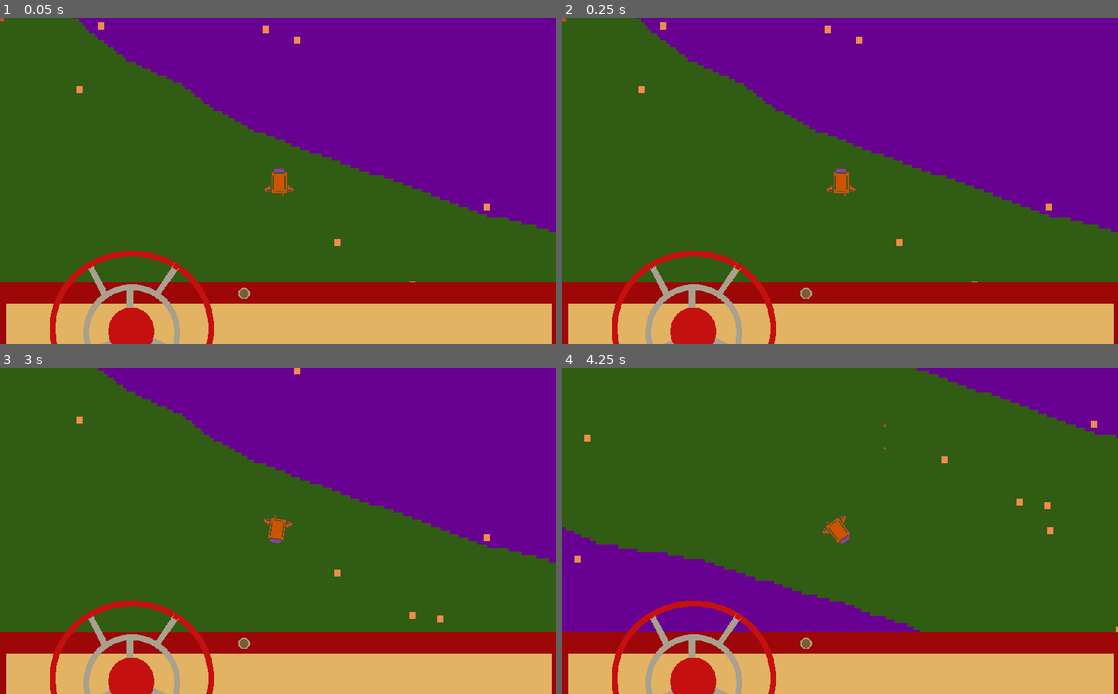
Above: before the commit, frames 1-4 (two rows, left to right).
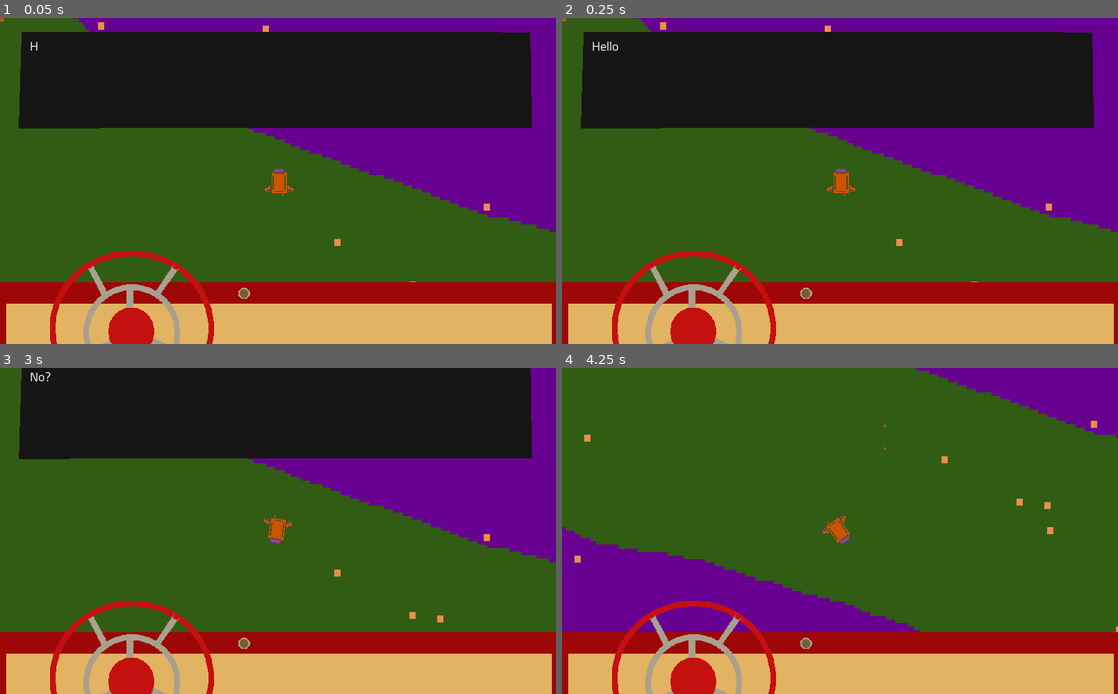
Above: after the commit, the same moments.

Repository: hadbabits/SpaceIllyFunk
Game: Godot game, scene res://Scenes/MainSpace.tscn
Two runs of this game, one before a commit and one after it. Both use one fixed random seed, a clock stepped at 60 frames per second and the inputs below.
Inputs (mouse positions are in pixels of both pictures, inside the frame that each line leads up to):
- Up to frame 1 (0.05 s): no input
- Up to frame 2 (0.25 s): no input
- Up to frame 3 (3 s): tap Enter (ui_accept) at 0.5, 0.77, 1.52 s; move the mouse to (400, 514) at 0.52 s; hold Right (ui_right) 0.53-1.28 s; click (400, 514) at 0.6 s; move the mouse to (166, 547) at 1.27 s; hold Down (ui_down) 1.28-2.03 s; click (166, 547) at 1.35 s; move the mouse to (333, 459) at 2.02 s; hold Right (ui_right) 2.03-2.78 s; click (333, 459) at 2.1 s; move the mouse to (250, 596) at 2.77 s; hold Up (ui_up) from 2.78 s (still down); click (250, 596) at 2.85 s
- Up to frame 4 (4.25 s): tap Enter (ui_accept) at 3.02, 3.77 s; move the mouse to (1006, 579) at 3.52 s; release Up (ui_up) at 3.53 s; hold Left (ui_left) from 3.53 s (still down); click (1006, 579) at 3.6 s

The runs differ from the first frame. In frame 1, 27% of the frame differs, in the area x 3-96%, y 4-34%; in frame 2, 27%; in frame 3, 25%; in frame 4, nothing differs.

Commit message:
Popped in my dialogue system from other Project
Also updated godot

Diff:
--- a/Space Illy Funk/Scenes/MainSpace.tscn
+++ b/Space Illy Funk/Scenes/MainSpace.tscn
@@ -1,80 +1,67 @@
-[gd_scene load_steps=6 format=2]
+[gd_scene load_steps=7 format=2]
 
 [ext_resource path="res://Sprites/space.png" type="Texture" id=1]
 [ext_resource path="res://Scenes/spaceCan.tscn" type="PackedScene" id=2]
 [ext_resource path="res://Scenes/playerShip.tscn" type="PackedScene" id=3]
 [ext_resource path="res://Scenes/spaceTree.tscn" type="PackedScene" id=4]
 [ext_resource path="res://Scenes/radioSignal.tscn" type="PackedScene" id=5]
+[ext_resource path="res://Scenes/dialog.tscn" type="PackedScene" id=6]
 
-[node name="MainSpace" type="Node" index="0"]
+[node name="MainSpace" type="Node"]
 
-[node name="space" type="Sprite" parent="." index="0"]
-
+[node name="space" type="Sprite" parent="."]
 position = Vector2( 104.367, -284.91 )
 scale = Vector2( 5.72823, 6.53236 )
 texture = ExtResource( 1 )
-_sections_unfolded = [ "Transform" ]
 
-[node name="spaceCan" parent="." index="1" instance=ExtResource( 2 )]
+[node name="spaceCan" parent="." instance=ExtResource( 2 )]
 
-[node name="playerShip" parent="." index="2" instance=ExtResource( 3 )]
+[node name="playerShip" parent="." instance=ExtResource( 3 )]
 
-[node name="spaceTree" parent="." index="3" instance=ExtResource( 4 )]
-
+[node name="spaceTree" parent="." instance=ExtResource( 4 )]
 position = Vector2( 57.839, -1306.4 )
 
-[node name="spaceTree2" parent="." index="4" instance=ExtResource( 4 )]
-
+[node name="spaceTree2" parent="." instance=ExtResource( 4 )]
 position = Vector2( -466.711, -1018.5 )
 
-[node name="spaceTree3" parent="." index="5" instance=ExtResource( 4 )]
-
+[node name="spaceTree3" parent="." instance=ExtResource( 4 )]
 position = Vector2( 41.2584, -967.255 )
 
-[node name="spaceTree4" parent="." index="6" instance=ExtResource( 4 )]
-
+[node name="spaceTree4" parent="." instance=ExtResource( 4 )]
 position = Vector2( -141.128, -1206.92 )
 
-[node name="spaceTree5" parent="." index="7" instance=ExtResource( 4 )]
-
+[node name="spaceTree5" parent="." instance=ExtResource( 4 )]
 position = Vector2( -224.031, -1047.14 )
 
-[node name="spaceTree6" parent="." index="8" instance=ExtResource( 4 )]
-
+[node name="spaceTree6" parent="." instance=ExtResource( 4 )]
 position = Vector2( -211.972, -861.742 )
 
-[node name="spaceTree7" parent="." index="9" instance=ExtResource( 4 )]
-
+[node name="spaceTree7" parent="." instance=ExtResource( 4 )]
 position = Vector2( -47.6738, -1092.36 )
 
-[node name="spaceTree8" parent="." index="10" instance=ExtResource( 4 )]
-
+[node name="spaceTree8" parent="." instance=ExtResource( 4 )]
 position = Vector2( 133.205, -1140.6 )
 
-[node name="spaceTree9" parent="." index="11" instance=ExtResource( 4 )]
-
+[node name="spaceTree9" parent="." instance=ExtResource( 4 )]
 position = Vector2( -362.705, -916.006 )
 
-[node name="spaceTree10" parent="." index="12" instance=ExtResource( 4 )]
-
+[node name="spaceTree10" parent="." instance=ExtResource( 4 )]
 position = Vector2( -551.121, -766.781 )
 
-[node name="spaceTree11" parent="." index="13" instance=ExtResource( 4 )]
-
+[node name="spaceTree11" parent="." instance=ExtResource( 4 )]
 position = Vector2( -588.804, -919.021 )
 
-[node name="spaceTree12" parent="." index="14" instance=ExtResource( 4 )]
-
+[node name="spaceTree12" parent="." instance=ExtResource( 4 )]
 position = Vector2( -26.5714, -855.713 )
 
-[node name="spaceTree13" parent="." index="15" instance=ExtResource( 4 )]
-
+[node name="spaceTree13" parent="." instance=ExtResource( 4 )]
 position = Vector2( -533.033, -1339.56 )
 
-[node name="spaceTree14" parent="." index="16" instance=ExtResource( 4 )]
-
+[node name="spaceTree14" parent="." instance=ExtResource( 4 )]
 position = Vector2( -234.582, -1348.61 )
 
-[node name="radioSignal" parent="." index="17" instance=ExtResource( 5 )]
+[node name="radioSignal" parent="." instance=ExtResource( 5 )]
+position = Vector2( -397.374, -1350.12 )
 
-position = Vector2( -397.374, -1350.12 )
+[node name="dialog" parent="." instance=ExtResource( 6 )]
+fileName = "res://Text/test1.gd"
--- /dev/null
+++ b/Space Illy Funk/Scenes/dialog.tscn
@@ -0,0 +1,58 @@
+[gd_scene load_steps=11 format=2]
+
+[ext_resource path="res://Scripts/grabDialogue.gd" type="Script" id=1]
+[ext_resource path="res://Fonts/Titillium-BoldItalic.otf" type="DynamicFontData" id=2]
+[ext_resource path="res://Fonts/Titillium-RegularItalic.otf" type="DynamicFontData" id=3]
+[ext_resource path="res://Fonts/Titillium-Bold.otf" type="DynamicFontData" id=4]
+[ext_resource path="res://Fonts/Titillium-Regular.otf" type="DynamicFontData" id=5]
+[ext_resource path="res://Scripts/dialogText.gd" type="Script" id=6]
+
+[sub_resource type="DynamicFont" id=1]
+size = 24
+font_data = ExtResource( 2 )
+
+[sub_resource type="DynamicFont" id=2]
+size = 24
+font_data = ExtResource( 3 )
+
+[sub_resource type="DynamicFont" id=3]
+size = 24
+font_data = ExtResource( 4 )
+
+[sub_resource type="DynamicFont" id=4]
+size = 24
+font_data = ExtResource( 5 )
+
+[node name="dialog" type="Node"]
+script = ExtResource( 1 )
+
+[node name="textBox" type="Polygon2D" parent="."]
+position = Vector2( 2.10278, -377.772 )
+color = Color( 0.0898438, 0.0838776, 0.0838776, 1 )
+polygon = PoolVector2Array( 35.8515, 403.941, 972.832, 404.97, 975.404, 580.733, 30.5721, 581.59 )
+__meta__ = {
+"_edit_group_": true
+}
+
+[node name="dialogText" type="RichTextLabel" parent="textBox"]
+margin_left = 51.0
+margin_top = 421.0
+margin_right = 946.0
+margin_bottom = 566.0
+custom_fonts/bold_italics_font = SubResource( 1 )
+custom_fonts/italics_font = SubResource( 2 )
+custom_fonts/bold_font = SubResource( 3 )
+custom_fonts/normal_font = SubResource( 4 )
+bbcode_enabled = true
+meta_underlined = false
+scroll_active = false
+script = ExtResource( 6 )
+
+[node name="Timer" type="Timer" parent="textBox/dialogText"]
+wait_time = 0.05
+autostart = true
+
+[connection signal="meta_clicked" from="textBox/dialogText" to="textBox/dialogText" method="_on_dialogText_meta_clicked"]
+[connection signal="meta_hover_ended" from="textBox/dialogText" to="textBox/dialogText" method="_on_dialogText_meta_hover_ended"]
+[connection signal="meta_hover_started" from="textBox/dialogText" to="textBox/dialogText" method="_on_dialogText_meta_hover_started"]
+[connection signal="timeout" from="textBox/dialogText/Timer" to="textBox/dialogText" method="_on_Timer_timeout"]
--- /dev/null
+++ b/Space Illy Funk/Scripts/dialogText.gd
@@ -0,0 +1,103 @@
+extends RichTextLabel
+
+"""
+to do:
+
+	Maybe do a bug report for godot on the custom size font bug.
+
+donezo:
+	Create system for closing dialog box once the text is done with.
+
+	Page jumps are working now, but meta-click jumps are spitting out whole lines, rather than typing char by char
+		probably related to the code that fills text out on click; doing the meta and 'typing' stuff at once?
+			I was right, and can be fixed by giving main click func a !metahover param, but now you can't speed
+			up text if you click where a meta is/will be. Minor, but should fix.
+				solved by just replicating behaviour into meta_click func
+
+	Clean things up; unneeded variables from previous methods need nixxin'
+
+	I need to search through the pageJumps.x array to check if it matches the current page so I have a flexible system
+		Look into the array.find() func
+
+	Check out richTextLabel BBcode tutorial in godot (helpful enough)
+
+	Meta text underlines are broken (won't turn off) should be fixed in next godot update (Reminder)
+"""
+onready var dialogRoot = get_parent().get_parent()
+
+var fileName
+
+var words = []
+var page = 0
+
+#pageBreak keeps track of where a jump is from and to, respectively. (will need revising)
+var pageBreak = Vector2(0,0)
+var jumpFrom = []
+var jumpTo = []
+
+var metaHover = false
+
+
+func _ready():
+	fileName = dialogRoot.fileName
+	getText(fileName)
+	displayText(words,page)
+	visible_characters = 0
+
+func _process(delta):
+	if Input.is_action_just_pressed("LeftMouseDown") && !metaHover:
+		if visible_characters < get_total_character_count():
+			visible_characters = get_total_character_count()
+		elif jumpFrom.has(page):
+			print(page)
+			page = jumpTo[jumpFrom.find(page)] # ARRAYYSSS
+			print(page)
+			displayText(words,page)
+			visible_characters = 0
+		elif page < words.size() - 1: #Don't forget -1; bloody arrays WHATS WRONG WITH STARTING WITH 1? EHHHH?
+			page += 1
+			displayText(words,page)
+			visible_characters = 0
+		else: get_parent().get_parent().queue_free() #Closes dialog box
+
+func displayText(_words, _page):
+	set_bbcode(_words[_page])
+
+func getText(_fileName, _index = 0):
+	var _file = File.new()
+	_file.open(_fileName,1)
+	var _cursorPos
+	while !_file.eof_reached():
+		var _line = _file.get_line()
+		_line = _line.replace("\\n","\n") # Remember to assign; just '_line.replace("\\n","\n") will NOT work
+		if "pg" in _line:
+			jumpFrom.append(_index) #Marks which line is the jump point
+			jumpTo.append(int(_line.substr(_line.find("pg") + 2, 1))) # Marks which line to jump to
+			# (+2 because the page # will be 2 chars after pg)^
+			print(jumpFrom,jumpTo)
+			_line.erase(_line.find("pg"),3) # Erases the Pg# bit form string. Weirdly this WON'T work with an assign...
+		if !_line.empty(): #If this isn't here it will insert a blank entry to the array
+			words.append(_line)
+			_index += 1
+		_cursorPos = _file.get_position()
+	_index = 0 # Just in case; hopefully won't break anything
+	_file.close()
+
+
+func _on_Timer_timeout():
+	if visible_characters < get_total_character_count():
+		visible_characters += 1
+
+
+func _on_dialogText_meta_clicked(meta):
+	if visible_characters == get_total_character_count():
+		visible_characters = 0
+		page = int(meta)
+		displayText(words,int(meta))
+	else: visible_characters = get_total_character_count() # Keeps it possible to speed text along wihtout jumping options
+
+
+func _on_dialogText_meta_hover_started(meta):
+	metaHover = true
+func _on_dialogText_meta_hover_ended(meta):
+	metaHover = false
--- /dev/null
+++ b/Space Illy Funk/Scripts/grabDialogue.gd
@@ -0,0 +1,5 @@
+extends Node
+
+# This script is just to expose the fileName to the top level of the scene, will need to restructure later
+
+export var fileName = "res://Text/test2.gd"
--- a/Space Illy Funk/Text/Todos.gd
+++ b/Space Illy Funk/Text/Todos.gd
@@ -2,3 +2,8 @@
 	figure out how to gui:
 		create an inventory system
 Donezo:
+
+
+
+Remindos:
+	So bold and italic tags weren't working in richtext because the custom size in the inspector for them was 0
--- a/Space Illy Funk/Text/gameIdeas.gd
+++ b/Space Illy Funk/Text/gameIdeas.gd
@@ -17,6 +17,19 @@
 		upcoming disaster. The player won't save the system, it will be left in about the same state as when you arrived,
 		because you can't alone deal with something so large. The game will not end with you failing or succeeding in
 		saving the universe, but with the player deciding if they want to try at all.
+
+	World state:
+		Post-tech ecenomical doldroms:
+			People are living day to day. Many populations rely on technologies from better times to sustain themselves, like the wax
+			people relying on a Mung-Bean shake machine for their food.
+
+	Slang ideas:
+		Could use 'ear' for 'hear', like 'Did you ear that?' or "You ear'd about that?"
+		Cuzz: Local term of endearment, based on 'cousin'; also used to describe people being friendly, "Why you being so cuzzy?"
+		Swik: Means quick, 'Get it done, lickety-Swik like
+		Liberal use of apostrophes for conciseness and flavour, "You ear'd me"
+		S'muk: 'schmuck', sometimes modified to "s'mukker" (or maybe even udder s'mukker or s'muk head, if you wanna be scandolous)
+		pRs'd (pRsd officially): The past, spelt out in AI SwikWrit(tm), refers parsed data of the old times. Pronounced like a pirate saying 'past'
 
 	The digital people:
 		A group with a focus on technology and the vapidness of data. They're the lot responsible for maintaining the pRsd; even if
--- a/Space Illy Funk/Text/storySpaghetti.gd
+++ b/Space Illy Funk/Text/storySpaghetti.gd
@@ -1,18 +1,49 @@
 The Air out There and Dereleict SwikStop:
 	Sib's eyes lit up at the prospect of exploring a derelict Swik Stop[Just came up with swick, sounds fun; lickety swik].
 	Without another word she pulled the door of the van open and I gasp sharply before plugging my mouth with my open palm. She broke
-	into a wicked laugh: "Oh c'mon, cuz. You can get Air nearly everywhere nowadays. Maybe you could find sunray farmers out in the moonies
+	into a wicked laugh: "Oh c'mon, cuzz. You can get Air nearly everywhere nowadays. Maybe you could find sunray farmers out in the moonies
 	still sporting fish bowls. I knew I should've gotten you outta that city more." I pull my hand from my mouth in a very deliberate fashion,
 	my dramatic scowl mirroring her omnipresent smirk.
 
-	"I don't think they're open." I say, dryly. "Ooh contra, money-me," she grinned broadly, "This place is now proper open 24 hours a day."
+	"I don't think they're open." I say, dryly. "Ooh contrarr, money-me," she grinned broadly, "A derelict place is never closed."
 	She utilized the lack of gravity and moonie walked into the store. After a few tenative 'steps' I float in after her. The entrance was
 	covered in stringy white vegetation. "Sprouts" Sib spat. Her reverse entrance into the place now had her covered in the stuff. We came
 	upon an old vending machine, "SPROUT SHAKES: MADE FROM ULTRA FOODS WITH A REAL BEAN SPROUT GARNISH" she read aloud, obnoxiously a-loud.
 
 	I wondered what happened to this place, besides the seedy takeover. "Downsizing, probably" Sib explained, "Way way back the universe was
-	expanding, until it stopped, then it started shrinking. Apparently this was bad for business, they didn't want muiltiple gas stations
+	expanding, until it stopped, then it started shrinking. Apparently this was bad for business, they didn't want muiltiple stations
 	in the same parsec."
+
+	Sib started looking around the shelves, though there didn't seem to be any food left under all the, well, organic food. I walked behind the
+	counter and wondered how long it had been since a s'muk like me had been working this counter. There's a scritpad on a shelf under the
+	register on a shelf, you guess there's still enough background radiation to keep it going. The front 'page' has an unfinished looking
+	inventory chart. You flip it over to find a treasure trove of doodles, from boredom long pRs'd. With every flip you find more, much of it
+	a fun interpratation of the system around you. one doodle has a giant space monster blowing out planets that are also candles. You recognize
+	one with the general shape of your city, but it's a bee hive, with cars buzzing all around it, you smile, but it feels forced somehow. you
+	decide you've had your fill and flip the tablet vertically, returning it to the front page, and set it back down. You notice something on
+	the shelf next to it.
+
+	"FWAH!" SHUNK
+
+	Sib slams a sickle on the count, hard enough to dig in a couple inches and ruin your pants. "GODDAMNIT SIB" Your heart pounds. "Sorry, I found
+	a bucket of sickles, and I had to do /something/ with it." One day she's gonna kill you, you think, or I'll kill her. She giggles and runs
+	off and you look back at the shelf. After brushing some loose vegetation away you can see someone had carved "I was here" into it, possibly
+	the doodler. The sickle stands patiently on the counter.
+		Carve your name:
+			Give them something to remember you by
+			Cuz you can
+			You feel a sense of solidarity with the clerk of the past
+		or set the sickle back down:
+			Cuz this place won't last much longer
+			it's dumb
+
+	As you finish carving a shout sends you out of your skin, "What're y'all doing here?". I hold my hands up, sickle still in hand, until I
+	quickly put it behind your back; though I realized he probably wasn't busting me for vandalism. The voice came from what appeared to be
+	an ol' timey cowboy complete with a sheriff star.
+
+	"Prot put your hands down, no way this guy's legit. Let'g get out of here"
+
+	[Next, space van gets towed by sheriff]
 
 The Wax Planet and the Candle Cove:
 	Initially the founder of the wax planet just wanted the largest wax muesem in the world, but somehow the project spiraled in scale until
@@ -26,5 +57,3 @@
 	"I mean, this can't be sustainable, right?" The sheriff leaned back in his goofy recliner; the chair itself didn't lean back so much as it
 	just let him sink in. He popped his boots onto the rustic coffee table in front of him, the inprints suggesting that this isn't the first time.
 	"Guy, I'm just trying to make it to low brite[the evening]. The candle that worries about tomorrow burns at both ends, savvy?" I didn't.
-
-[Note: Could use 'ear' for 'hear', like 'Did you ear that?' or 'You ear'd what I said.'
--- /dev/null
+++ b/Space Illy Funk/Text/test1.gd
@@ -0,0 +1,4 @@
+Hello, there.
+[u]Oh[/u]\n...[url]Goodbye[/url] then pg3
+Oh, you've come back then?pg0
+No? My mistake.pg2
--- /dev/null
+++ b/Space Illy Funk/Text/test2.gd
@@ -0,0 +1,6 @@
+Why do you run? \nI'm [url=1][b]afraid[/b][/url].\nI'm [url=3][b]late![/b][/url]\nIt's [url=4][b]good cardio[/b][/url]...
+Not afraid of getting sweaty though...
+Not that there's anything wrong with thatpg5
+If you're already late then relax.pg5
+Oh, good for you then.pg5
+I'll see ya later then...
--- a/Space Illy Funk/default_env.tres
+++ b/Space Illy Funk/default_env.tres
@@ -1,100 +1,14 @@
 [gd_resource type="Environment" load_steps=2 format=2]
 
 [sub_resource type="ProceduralSky" id=1]
-
-radiance_size = 4
 sky_top_color = Color( 0.0470588, 0.454902, 0.976471, 1 )
 sky_horizon_color = Color( 0.556863, 0.823529, 0.909804, 1 )
 sky_curve = 0.25
-sky_energy = 1.0
 ground_bottom_color = Color( 0.101961, 0.145098, 0.188235, 1 )
 ground_horizon_color = Color( 0.482353, 0.788235, 0.952941, 1 )
 ground_curve = 0.01
-ground_energy = 1.0
-sun_color = Color( 1, 1, 1, 1 )
-sun_latitude = 35.0
-sun_longitude = 0.0
-sun_angle_min = 1.0
-sun_angle_max = 100.0
-sun_curve = 0.05
 sun_energy = 16.0
-texture_size = 2
 
 [resource]
-
 background_mode = 2
 background_sky = SubResource( 1 )
-background_sky_custom_fov = 0.0
-background_color = Color( 0, 0, 0, 1 )
-background_energy = 1.0
-background_canvas_max_layer = 0
-ambient_light_color = Color( 0, 0, 0, 1 )
-ambient_light_energy = 1.0
-ambient_light_sky_contribution = 1.0
-fog_enabled = false
-fog_color = Color( 0.5, 0.6, 0.7, 1 )
-fog_sun_color = Color( 1, 0.9, 0.7, 1 )
-fog_sun_amount = 0.0
-fog_depth_enabled = true
-fog_depth_begin = 10.0
-fog_depth_curve = 1.0
-fog_transmit_enabled = false
-fog_transmit_curve = 1.0
-fog_height_enabled = false
-fog_height_min = 0.0
-fog_height_max = 100.0
-fog_height_curve = 1.0
-tonemap_mode = 0
-tonemap_exposure = 1.0
-tonemap_white = 1.0
-auto_exposure_enabled = false
-auto_exposure_scale = 0.4
-auto_exposure_min_luma = 0.05
-auto_exposure_max_luma = 8.0
-auto_exposure_speed = 0.5
-ss_reflections_enabled = false
-ss_reflections_max_steps = 64
-ss_reflections_fade_in = 0.15
-ss_reflections_fade_out = 2.0
-ss_reflections_depth_tolerance = 0.2
-ss_reflections_roughness = true
-ssao_enabled = false
-ssao_radius = 1.0
-ssao_intensity = 1.0
-ssao_radius2 = 0.0
-ssao_intensity2 = 1.0
-ssao_bias = 0.01
-ssao_light_affect = 0.0
-ssao_color = Color( 0, 0, 0, 1 )
-ssao_quality = 0
-ssao_blur = 3
-ssao_edge_sharpness = 4.0
-dof_blur_far_enabled = false
-dof_blur_far_distance = 10.0
-dof_blur_far_transition = 5.0
-dof_blur_far_amount = 0.1
-dof_blur_far_quality = 1
-dof_blur_near_enabled = false
-dof_blur_near_distance = 2.0
-dof_blur_near_transition = 1.0
-dof_blur_near_amount = 0.1
-dof_blur_near_quality = 1
-glow_enabled = false
-glow_levels/1 = false
-glow_levels/2 = false
-glow_levels/3 = true
-glow_levels/4 = false
-glow_levels/5 = true
-glow_levels/6 = false
-glow_levels/7 = false
-glow_intensity = 0.8
-glow_strength = 1.0
-glow_bloom = 0.0
-glow_blend_mode = 2
-glow_hdr_threshold = 1.0
-glow_hdr_scale = 2.0
-glow_bicubic_upscale = false
-adjustment_enabled = false
-adjustment_brightness = 1.0
-adjustment_contrast = 1.0
-adjustment_saturation = 1.0
--- a/Space Illy Funk/project.godot
+++ b/Space Illy Funk/project.godot
@@ -6,7 +6,12 @@
 ;   [section] ; section goes between []
 ;   param=value ; assign values to parameters
 
-config_version=3
+config_version=4
+
+_global_script_classes=[  ]
+_global_script_class_icons={
+
+}
 
 [application]
 
@@ -19,6 +24,14 @@
 window/stretch/mode="2d"
 window/stretch/aspect="expand"
 
+[input]
+
+LeftMouseDown={
+"deadzone": 0.5,
+"events": [ Object(InputEventMouseButton,"resource_local_to_scene":false,"resource_name":"","device":0,"alt":false,"shift":false,"control":false,"meta":false,"command":false,"button_mask":0,"position":Vector2( 0, 0 ),"global_position":Vector2( 0, 0 ),"factor":1.0,"button_index":1,"pressed":false,"doubleclick":false,"script":null)
+ ]
+}
+
 [rendering]
 
 environment/default_environment="res://default_env.tres"
Binary file added: Space Illy Funk/Fonts/Titillium-Bold.otf
Binary file added: Space Illy Funk/Fonts/Titillium-BoldItalic.otf
Binary file added: Space Illy Funk/Fonts/Titillium-Regular.otf
Binary file added: Space Illy Funk/Fonts/Titillium-RegularItalic.otf
Not shown, changed: Space Illy Funk/Sprites/dashboard.png.import
Not shown, changed: Space Illy Funk/Sprites/dashboardRadioLight.png.import
Not shown, changed: Space Illy Funk/Sprites/space.png.import
Not shown, changed: Space Illy Funk/Sprites/spaceCan.png.import
Not shown, changed: Space Illy Funk/Sprites/spaceTree.png.import
Not shown, changed: Space Illy Funk/Sprites/spaceVan.png.import
Not shown, changed: Space Illy Funk/icon.png.import
